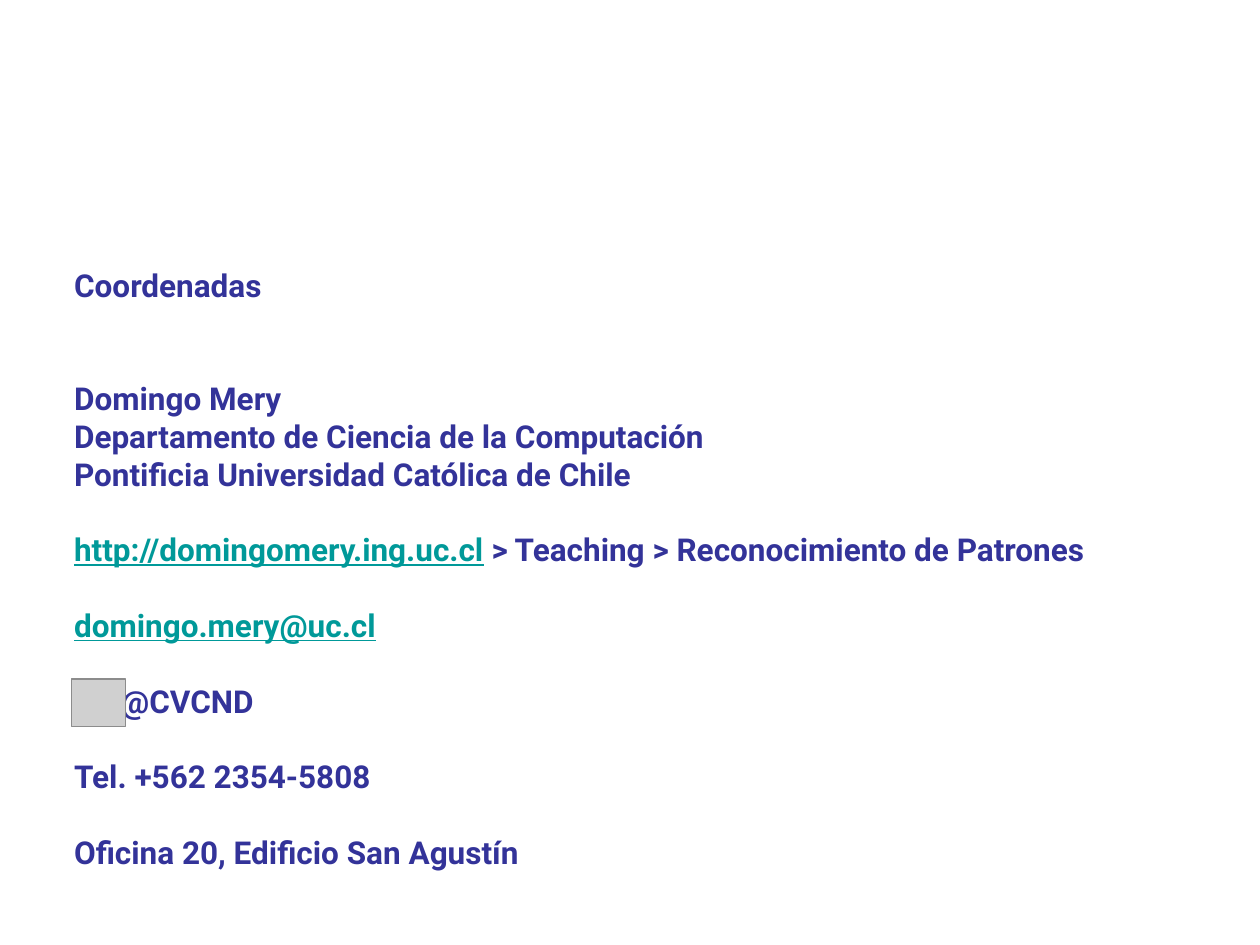
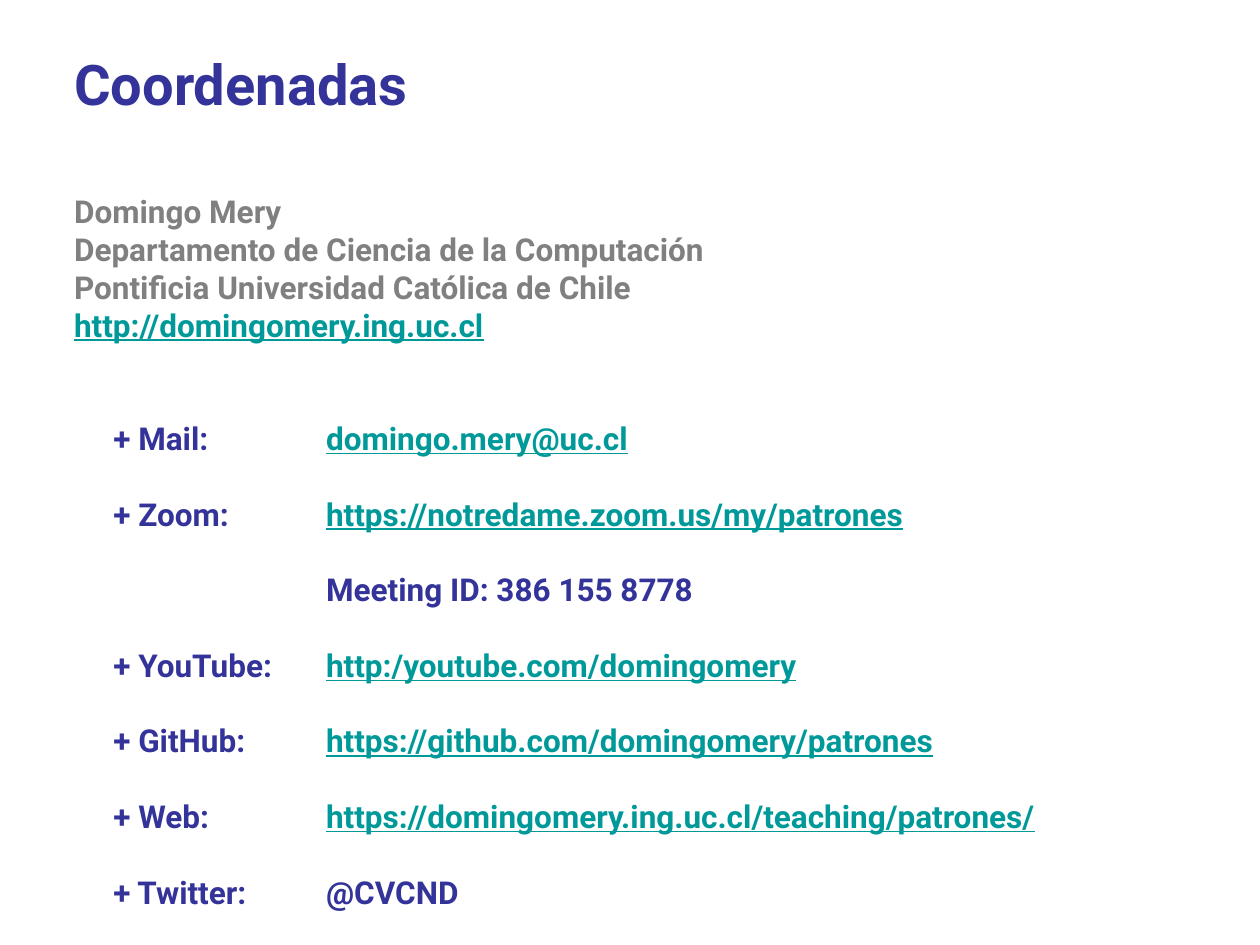
Before and after one commit to domingomery/patrones, a slide deck: slide 14 of clases/Cap00_Lineas_Generales/program/PAT00_Presentacion.pptx. Drawn at 1260x945 pixels with LibreOffice and Linux fonts; fonts in the diff are those of the drawing; grey boxes stand for pictures. Boxes give left, top, right and bottom in pixels: in the first picture for what was removed or moved away, otherwise in the second. Text is boxed around its words. In the diff, an @@ line names an element or a change of style, - is before the commit and + after.

```diff
--- a/clases/Cap00_Lineas_Generales/program/PAT00_Presentacion.pptx
+++ b/clases/Cap00_Lineas_Generales/program/PAT00_Presentacion.pptx
@@ text "Coordenadas": place and size @@
-text "Coordenadas" at (74,273,1084,871)
+text "Coordenadas" at (74,63,1034,911)
@@ text at (74,63,704,299): size 18 to 32 pt in "Coordenadas"; text colour #333399 to #808080 in "Domingo Mery", "Departamento de Ciencia de la Computación", "Pontificia Universidad Católica de Chile" @@
@@ text at (74,313,1034,911): text changed; text colour #333399 to #009999 @@
-http://domingomery.ing.uc.cl > Teaching > Reconocimiento de Patrones
-domingo.mery@uc.cl
-@CVCND
-Tel. +562 2354-5808
-Oficina 20, Edificio San Agustín
+http://domingomery.ing.uc.cl
++ Mail: domingo.mery@uc.cl
++ Zoom: https://notredame.zoom.us/my/patrones
+Meeting ID: 386 155 8778
++ YouTube: http:/youtube.com/domingomery
++ GitHub: https://github.com/domingomery/patrones
++ Web: https://domingomery.ing.uc.cl/teaching/patrones/
++ Twitter: @CVCND
@@ picture removed at (71,679,125,727) @@
```
Also in this commit, not shown: 8 other slides changed, 11 other files.
